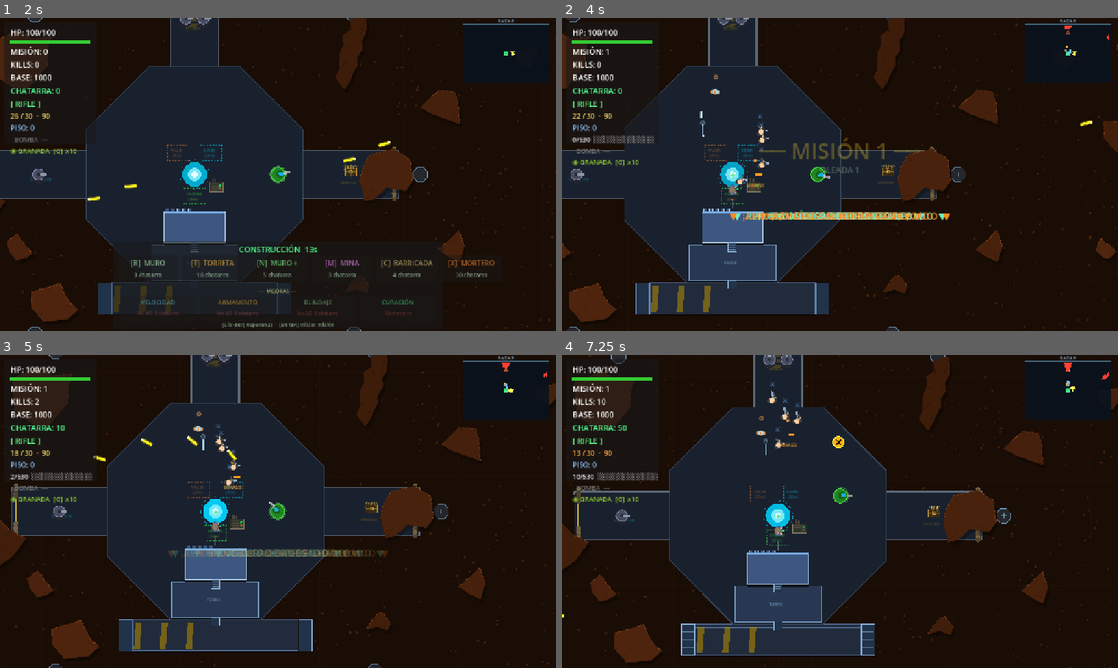
Above: before the commit, frames 1-4 (two rows, left to right).
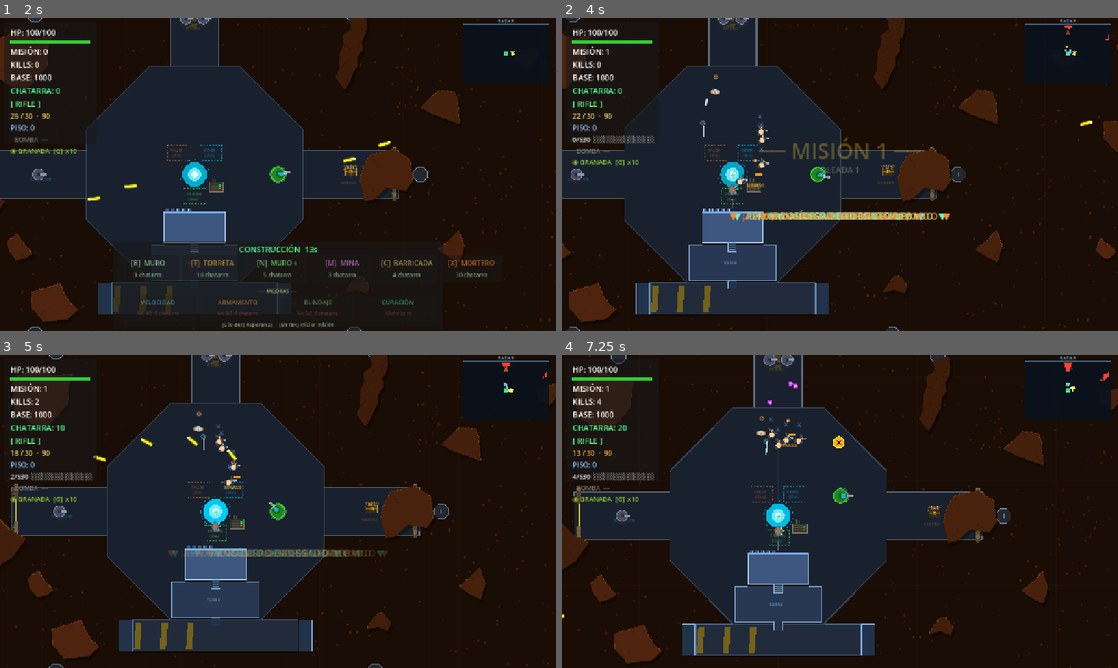
Above: after the commit, the same moments.

Repository: enriquecordero/last-colony
Game: Godot game, scene res://scenes/main.tscn
Same seed, same stepped clock (60 frames per second), same inputs: the game is played once before the commit and once after it. This scene is started directly instead of the project's main scene.
Inputs (mouse positions are in pixels of both pictures, inside the frame that each line leads up to):
- Up to frame 1 (2 s): tap Enter at 0.5 s; move the mouse to (400, 158) at 0.52 s; hold Right (ui_right) 0.53-1.25 s; tap F at 0.6 s; click (400, 158) at 0.67 s; tap Space at 0.77 s; drag from (166, 190) to (383, 152) at 1.27 s
- Up to frame 2 (4 s): move the mouse to (895, 105) at 2.02 s; hold Right (ui_right) 2.03-2.75 s; tap Enter at 2.1 s; drag from (812, 237) to (1073, 118) at 2.77 s; move the mouse to (1006, 221) at 3.52 s; hold Left (ui_left) from 3.53 s (still down); tap B at 3.6 s; tap Space at 3.77 s
- Up to frame 3 (5 s): release Left (ui_left) at 4.25 s; drag from (111, 464) to (166, 376) at 4.27 s
- Up to frame 4 (7.25 s): move the mouse to (867, 511) at 5.02 s; hold Down (ui_down) 5.03-5.75 s; tap N at 5.1 s; click (867, 511) at 5.17 s; drag from (756, 433) to (728, 527) at 5.77 s; move the mouse to (962, 495) at 6.52 s; hold Up (ui_up) from 6.53 s (still down); tap C at 6.6 s; tap Space at 6.77 s

Frame 1 is identical in both runs. In frame 2, less than 0.1% of the frame differs, in the area x 24-99%, y 2-38%; in frame 3, 0.6%; in frame 4, 1.8%, in the area x 0-100%, y 0-100%.
Error in both runs: Cannot call method 'queue_free' on a null value. (res://scripts/main.gd:492)

Commit message:
Real tank elites: vanguard spawn + armor + huge HP
Elites felt like normal enemies once pierce arrived. Making them
true tanks:

HP buffs:
- Tanque  850 → 2400  (melee 65→80, speed 32→28)
- Blindado 650 → 1500 (melee 40→55)
- Corruptor 180 → 500
- Tanque/blindado/corruptor flagged is_armored

Armor mechanic (bullet.gd):
- When a bullet hits something with is_armored=true, it stops piercing
  immediately — rifle no longer mows through a tanque + 2 enemies
  behind it
- Forces dedicated attention: sniper / mortar / orbital laser are the
  real anti-armor tools

Vanguard spawn:
- First ~8% of each wave (min 4, max 40) is forced elites:
  blindado / corruptor / escupidor (+ tanque on stage 3)
- Heavies arrive first so the player has to deal with them before
  the regular horde overruns the line

Co-Authored-By: Claude Sonnet 4.6 <noreply@anthropic.com>

Diff:
--- a/scripts/blindado.gd
+++ b/scripts/blindado.gd
@@ -12,10 +12,11 @@
 var _stuck_t:   float   = 0.0
 
 func _ready() -> void:
-	max_hp       = 650
-	melee_damage = 40
+	max_hp       = 1500
+	melee_damage = 55
 	body_color   = Color(0.3, 0.32, 0.38)
 	body_radius  = 20.0
+	is_armored   = true
 	super._ready()
 
 func _physics_process(delta: float) -> void:
--- a/scripts/bullet.gd
+++ b/scripts/bullet.gd
@@ -67,6 +67,10 @@
 		spark.global_position  = global_position
 		spark._color           = bcolor
 		get_parent().add_child(spark)
+	# Armored enemies stop the bullet — no pierce through tanks
+	if body.get("is_armored") == true:
+		queue_free()
+		return
 	if pierce > 0:
 		pierce -= 1
 		return
--- a/scripts/corruptor.gd
+++ b/scripts/corruptor.gd
@@ -5,7 +5,8 @@
 
 func _ready() -> void:
 	_is_aerial   = true
-	max_hp       = 180
+	max_hp       = 500
+	is_armored   = true
 	melee_damage = 12
 	body_color   = Color(0.52, 0.85, 0.12)
 	body_radius  = 14.0
--- a/scripts/larva.gd
+++ b/scripts/larva.gd
@@ -18,6 +18,7 @@
 var _dmg_cd:          float   = 0.0
 var _wall_dmg_cd:     float   = 0.0
 var _is_aerial:       bool    = false
+var is_armored:       bool    = false   # bullets stop piercing on hit
 var _current_target:  Vector2 = Vector2.ZERO
 
 var _sprite_tex:   String   = ""
--- a/scripts/main.gd
+++ b/scripts/main.gd
@@ -1893,6 +1893,11 @@
 	_announce_wave_direction(primary_dir)
 	_rally_npcs_to(primary_dir)
 
+	# Vanguard phase: first ~8% of the wave is forced elites (tanks/blindados/
+	# corruptors) so the heavy units arrive first and force you to engage
+	# before the horde overruns the line.
+	var vanguard_total: int = mini(maxi(int(float(count) * 0.08), 4), 40)
+
 	for i in count:
 		await get_tree().create_timer(interval).timeout
 		if not _mission_active or not is_instance_valid(self):
@@ -1903,7 +1908,19 @@
 				return
 		var e: CharacterBody2D
 		var r := randf()
-		if is_stage3:
+		var is_vanguard: bool = (i < vanguard_total)
+		if is_vanguard:
+			# Force an elite — biased toward what the stage already uses
+			var er := randf()
+			if is_stage3 and er < 0.30:
+				e = TANQUE_SCENE.instantiate();    e.speed = base_spd * 0.28
+			elif er < 0.55:
+				e = BLINDADO_SCENE.instantiate();  e.speed = base_spd * 0.50
+			elif er < 0.80:
+				e = CORRUPTOR_SCENE.instantiate(); e.speed = base_spd * 0.42
+			else:
+				e = ESCUPIDOR_SCENE.instantiate(); e.speed = base_spd * 0.85
+		elif is_stage3:
 			if _wave >= 2 and r < 0.08:
 				e = TANQUE_SCENE.instantiate();     e.speed = base_spd * 0.28
 			elif r < 0.16:
--- a/scripts/tanque.gd
+++ b/scripts/tanque.gd
@@ -1,11 +1,12 @@
 extends "res://scripts/blindado.gd"
 
 func _ready() -> void:
-	max_hp       = 850
-	melee_damage = 65
+	max_hp       = 2400
+	melee_damage = 80
 	body_color   = Color(0.20, 0.28, 0.15)
 	body_radius  = 26.0
-	speed        = 32.0
+	speed        = 28.0
+	is_armored   = true
 	_charge_cd   = 99999.0  # nunca carga
 	super._ready()
 
